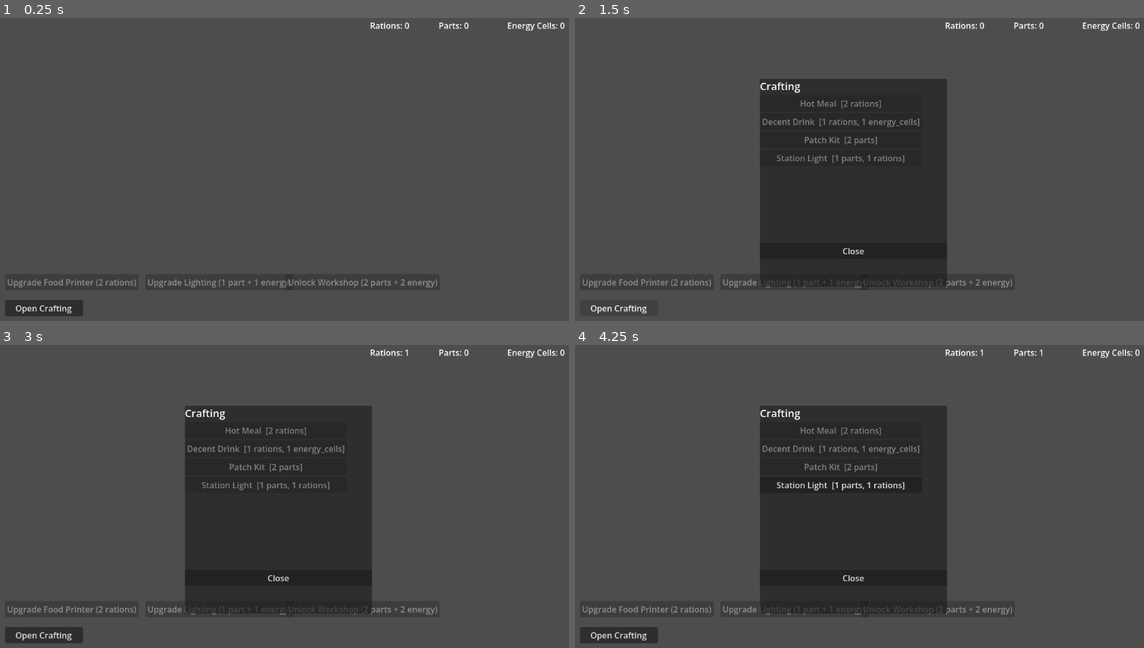
Above: before the commit, frames 1-4 (two rows, left to right).
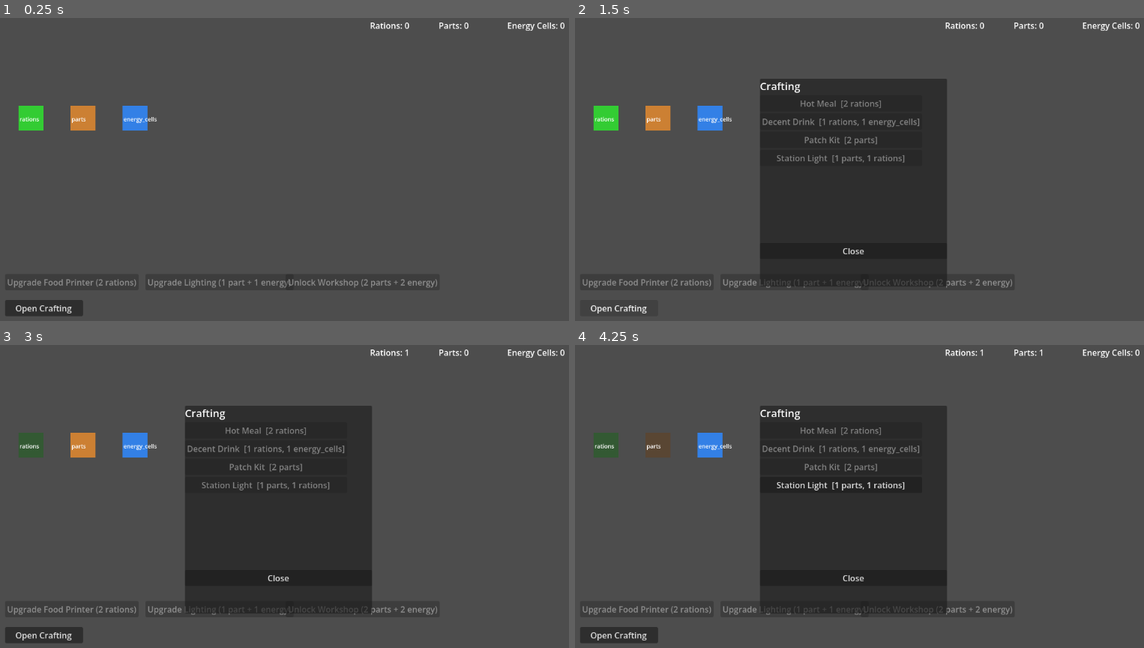
Above: after the commit, the same moments.

Repository: MatthieuGagne/outpost-nova
Game: Godot game, scene res://scenes/main.tscn
Two runs of this game, one before a commit and one after it. Both use one fixed random seed, a clock stepped at 60 frames per second and the inputs below.
Inputs (mouse positions are in pixels of both pictures, inside the frame that each line leads up to):
- Up to frame 1 (0.25 s): no input
- Up to frame 2 (1.5 s): click "Open Crafting" at 0.5 s; click "Open Crafting" at 1.25 s
- Up to frame 3 (3 s): click "Open Crafting" at 2 s; tap Enter at 2.75 s; drag from (28, 444) to (56, 548) at 2.77 s
- Up to frame 4 (4.25 s): tap Space at 3.5 s; drag from (660, 444) to (631, 548) at 3.52 s

The runs differ from the first frame. In frame 1, 1.1% of the frame differs, in the area x 3-28%, y 28-38%; in frame 2, 1.1%; in frame 3, 1.1%; in frame 4, 1.1%.

Commit message:
debug: add _draw() visibility and print diagnostics to ResourceNode

Diff:
--- a/scripts/resource_node.gd
+++ b/scripts/resource_node.gd
@@ -6,25 +6,40 @@
 @export var cooldown_seconds: float = 5.0
 
 @onready var timer: Timer = $Timer
-@onready var sprite: Sprite2D = $Sprite2D
 
 var _ready_to_collect: bool = true
+
+const _COLORS = {
+	"rations": Color(0.2, 0.8, 0.2),
+	"parts": Color(0.8, 0.5, 0.2),
+	"energy_cells": Color(0.2, 0.5, 0.9),
+}
 
 func _ready() -> void:
 	timer.wait_time = cooldown_seconds
 	timer.one_shot = true
 	timer.timeout.connect(_on_cooldown_done)
+	print("[ResourceNode] ready: ", resource_id, " at pos ", global_position)
+
+func _draw() -> void:
+	var col = _COLORS.get(resource_id, Color.WHITE)
+	if not _ready_to_collect:
+		col = col * 0.5
+	draw_rect(Rect2(-24, -24, 48, 48), col)
+	draw_string(ThemeDB.fallback_font, Vector2(-22, 6), resource_id, HORIZONTAL_ALIGNMENT_LEFT, -1, 11)
 
 func _input_event(_viewport, event, _shape_idx) -> void:
-	if event is InputEventMouseButton and event.pressed and _ready_to_collect:
-		_collect()
+	if event is InputEventMouseButton and event.pressed:
+		print("[ResourceNode] click registered: ", resource_id, " ready=", _ready_to_collect)
+		if _ready_to_collect:
+			_collect()
 
 func _collect() -> void:
 	_ready_to_collect = false
 	GameState.add_resource(resource_id, amount_per_collect)
-	modulate = Color(0.5, 0.5, 0.5)  # Grey out while on cooldown
+	queue_redraw()
 	timer.start()
 
 func _on_cooldown_done() -> void:
 	_ready_to_collect = true
-	modulate = Color(1, 1, 1)
+	queue_redraw()
